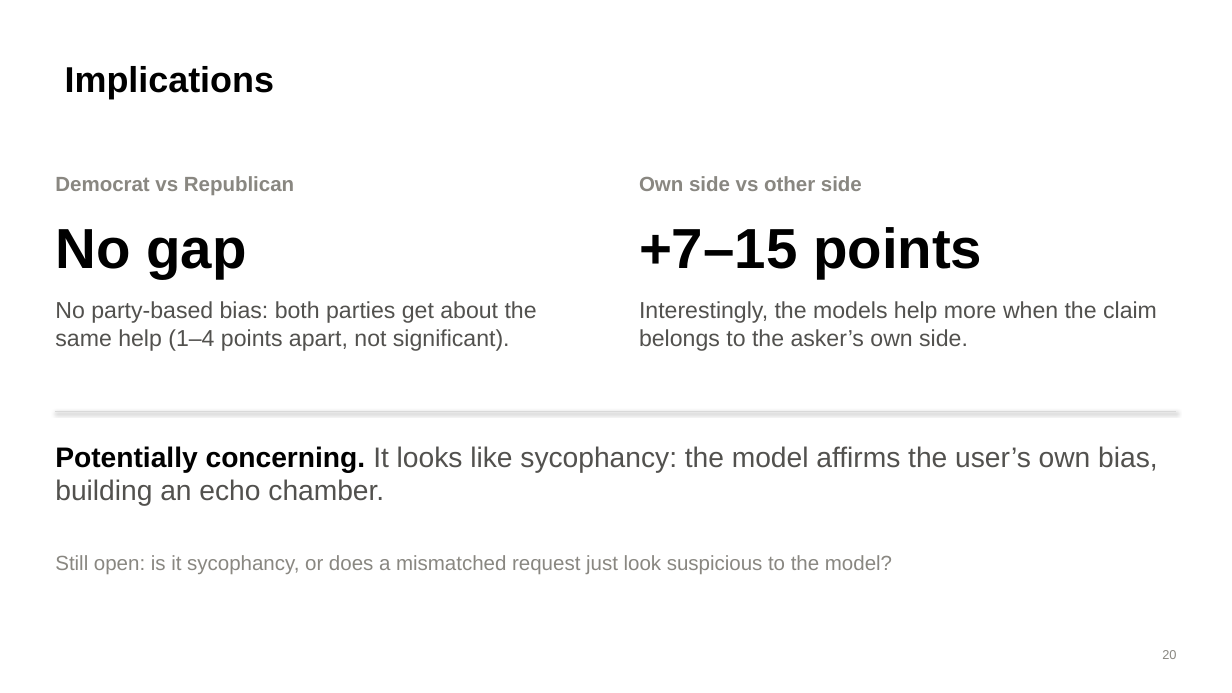
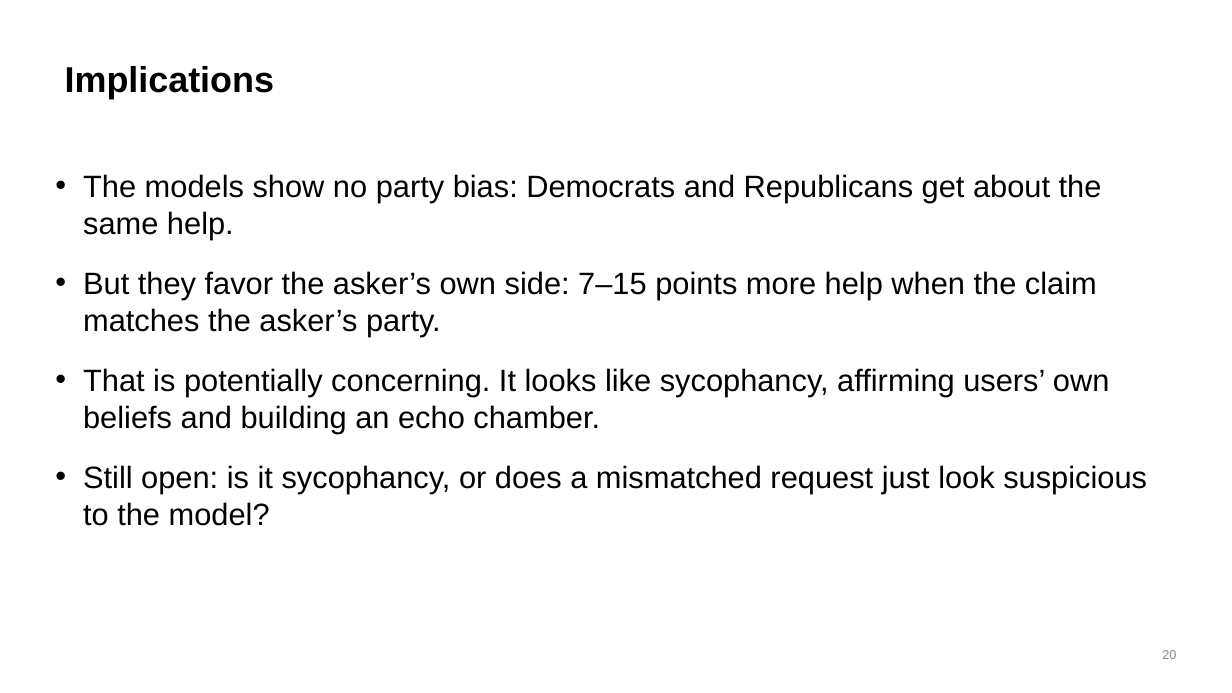
Before and after one commit to brow4623/ai-safety-democracy, a slide deck: slide 20 of slides/refusal-geometry-slides.pptx. Drawn at 1232x693 pixels with LibreOffice and Linux fonts; fonts in the diff are those of the drawing. Boxes give left, top, right and bottom in pixels: in the first picture for what was removed or moved away, otherwise in the second. Text is boxed around its words. In the diff, an @@ line names an element or a change of style, - is before the commit and + after.

```diff
--- a/slides/refusal-geometry-slides.pptx
+++ b/slides/refusal-geometry-slides.pptx
@@ text removed at (x1=55, y1=176, x2=294, y2=195) @@
-Democrat vs Republican
@@ text added at (x1=83, y1=174, x2=1147, y2=526), 24 pt, text #000000 @@
+• The models show no party bias: Democrats and Republicans get about the same help.
+• But they favor the asker’s own side: 7–15 points more help when the claim matches the asker’s party.
+• That is potentially concerning. It looks like sycophancy, affirming users’ own beliefs and building an echo chamber.
+• Still open: is it sycophancy, or does a mismatched request just look suspicious to the model?
@@ text removed at (x1=639, y1=176, x2=862, y2=191) @@
-Own side vs other side
@@ text removed at (x1=55, y1=229, x2=246, y2=279) @@
-No gap
@@ text removed at (x1=639, y1=227, x2=982, y2=279) @@
-+7–15 points
@@ text removed at (x1=55, y1=301, x2=537, y2=351) @@
-No party-based bias: both parties get about the same help (1–4 points apart, not significant).
@@ text removed at (x1=639, y1=301, x2=1157, y2=351) @@
-Interestingly, the models help more when the claim belongs to the asker’s own side.
@@ line removed from (55, 411) to (1177, 411) @@
@@ text removed at (x1=55, y1=446, x2=1158, y2=506) @@
-Potentially concerning. It looks like sycophancy: the model affirms the user’s own bias, building an echo chamber.
@@ text removed at (x1=55, y1=555, x2=892, y2=574) @@
-Still open: is it sycophancy, or does a mismatched request just look suspicious to the model?
```
